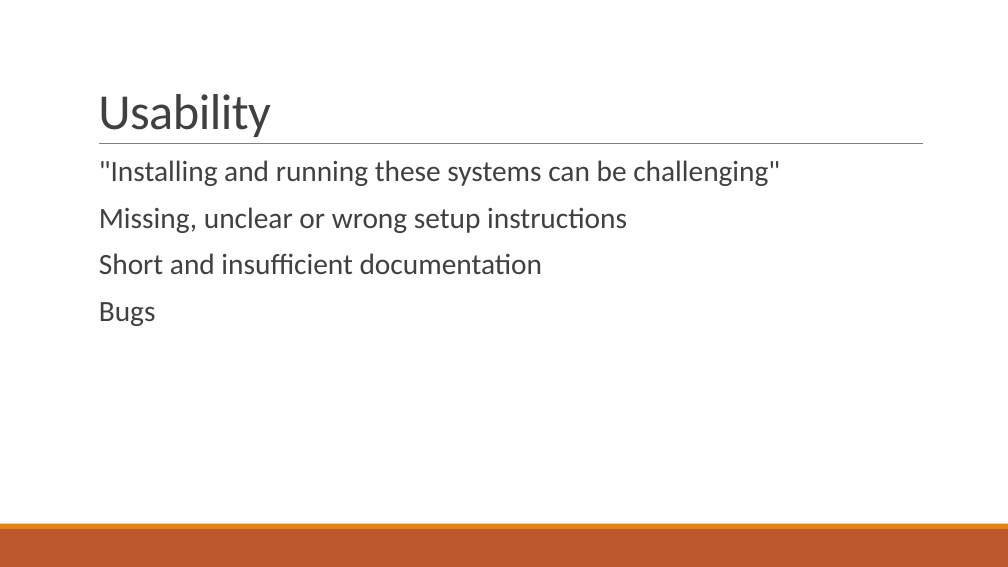
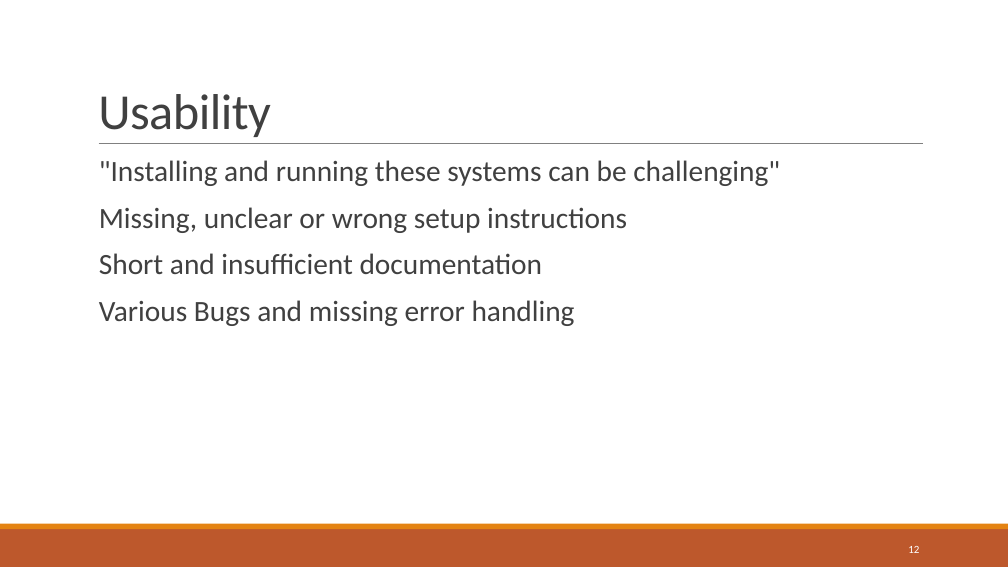
Before and after one commit to niklasUPB/thesis, a slide deck: slide 12 of thesis/Abschlussvortrag.pptx. Drawn at 1008x567 pixels with LibreOffice and Linux fonts; fonts in the diff are those of the drawing. Boxes give left, top, right and bottom in pixels: in the first picture for what was removed or moved away, otherwise in the second. Text is boxed around its words. In the diff, an @@ line names an element or a change of style, - is before the commit and + after.

```diff
--- a/thesis/Abschlussvortrag.pptx
+++ b/thesis/Abschlussvortrag.pptx
@@ text at <box>99,300,575,326</box>: text changed @@
-  Bugs
+  Various Bugs and missing error handling
@@ page number added at <box>908,546,919,553</box>, 10.5 pt, text #FFFFFF @@
+12
```
Also in this commit, not shown: 25 other slides changed.
